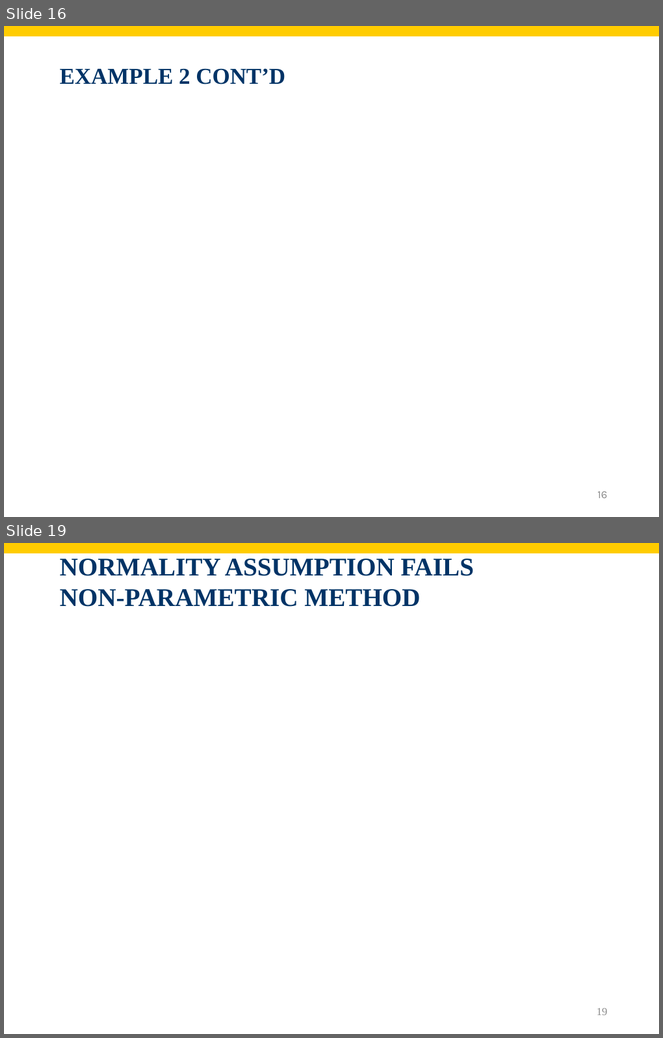
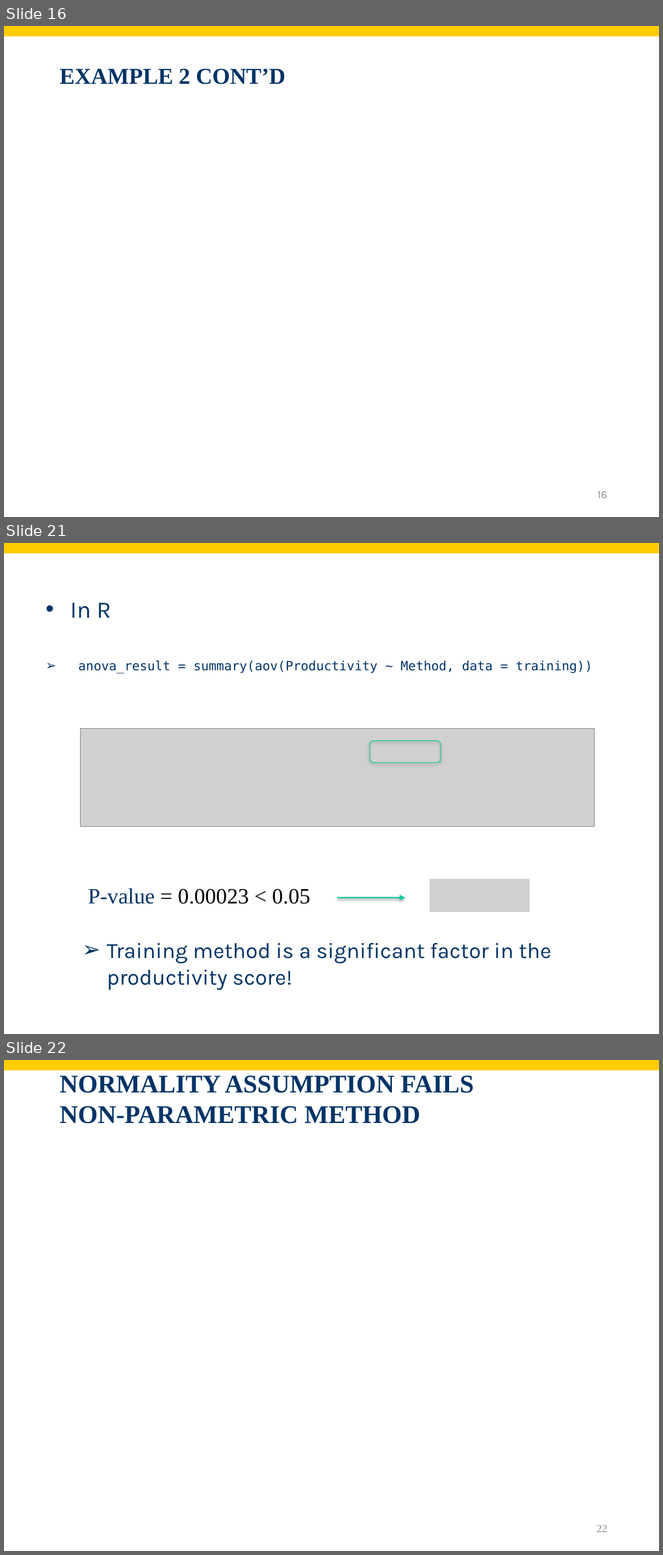
Before and after one commit to shnezam/BUAD1560, a slide deck: slides/pdf/Chapt13.pptx. Shown one above the other, each under a label of ours: slides 16 and 19 before the commit, slides 16, 21 and 22 after it; the slides between them are not shown. The pictures are 663x1038 and 663x1555 pixels, drawn with LibreOffice and Linux fonts; fonts in the diff are those of the drawing; grey boxes stand for pictures; background and template pictures are left out. Boxes give left, top, right and bottom in pixels: in the first picture for what was removed or moved away, otherwise in the second. Text is boxed around its words. In the diff, an @@ line names an element or a change of style, - is before the commit and + after.

```diff
--- a/slides/pdf/Chapt13.pptx
+++ b/slides/pdf/Chapt13.pptx
@@ slide 21 added at (x1=4, y1=543, x2=659, y2=1034), background #FFFFFF; not listed: 1 template element that a slide beside it also shows @@
@@ text added at (x1=70, y1=603, x2=593, y2=674), 14 pt, text #003366 @@
+• In R
+➢ anova_result = summary(aov(Productivity ~ Method, data = training))
@@ picture added at (x1=81, y1=728, x2=595, y2=826) @@
@@ rounded rectangle added at (x1=369, y1=741, x2=440, y2=763), outline #00C896 0.75 pt @@
@@ text added at (x1=88, y1=888, x2=311, y2=904), 24 pt, text #000000 @@
+P-value = 0.00023 < 0.05
@@ picture added at (x1=430, y1=879, x2=530, y2=912) @@
@@ arrow added from (337, 898) to (405, 898), #00CC99 2 pt @@
@@ text added at (x1=107, y1=943, x2=551, y2=990), 24 pt, text #003366 @@
+  ➢ Training method is a significant factor in the productivity score!
@@ what was slide 19 is now slide 22 @@
@@ page number at (x1=597, y1=1525, x2=608, y2=1533): text changed @@
-19
+22
```
Also in this commit, not shown: 7 slides changed, 6 other slides added, 4 slides removed, 1 other file.
